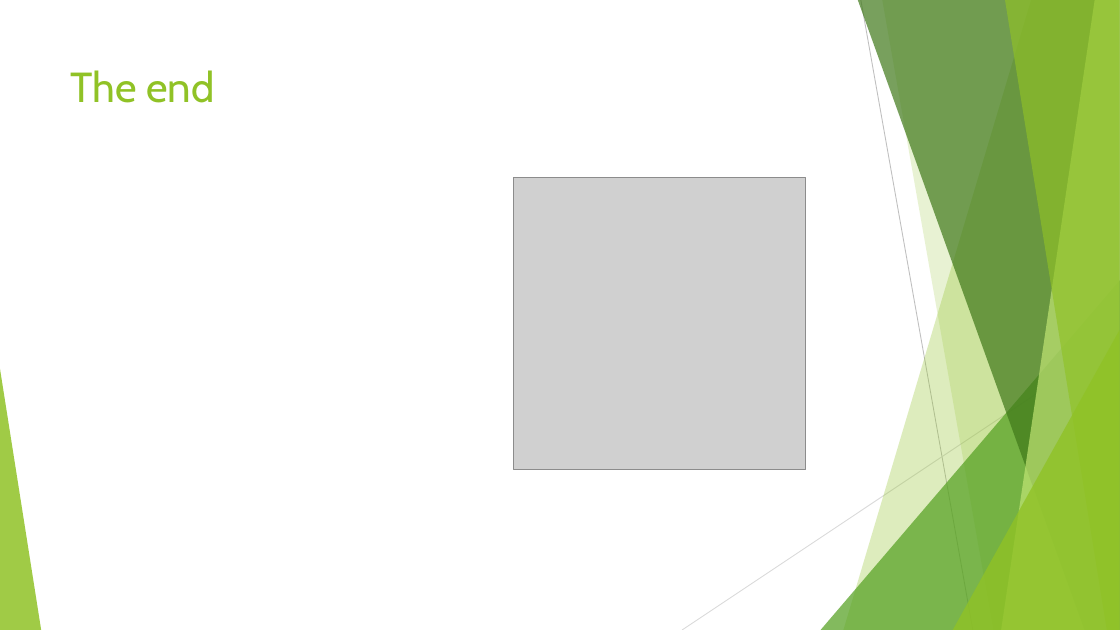
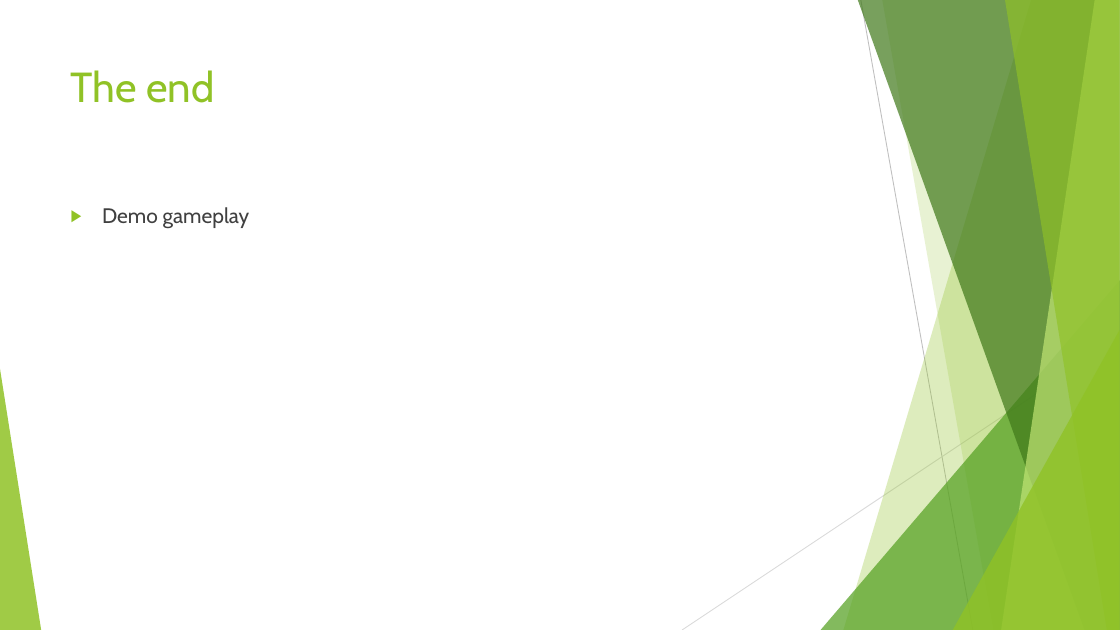
Before and after one commit to PeterBosDeltion/IndianaBonesRepo, a slide deck: slide 7 of IndianaBones.pptx. Drawn at 1120x630 pixels with LibreOffice and Linux fonts; fonts in the diff are those of the drawing; grey boxes stand for pictures. Boxes give left, top, right and bottom in pixels: in the first picture for what was removed or moved away, otherwise in the second. Text is boxed around its words. In the diff, an @@ line names an element or a change of style, - is before the commit and + after.

```diff
--- a/IndianaBones.pptx
+++ b/IndianaBones.pptx
@@ picture removed at [513,177,806,470] @@
@@ text added at [102,207,250,228], 18 pt, text #404040 @@
+▶ Demo gameplay
```
Also in this commit, not shown: 4 other slides changed, 1 slide added, 1 slide removed.
